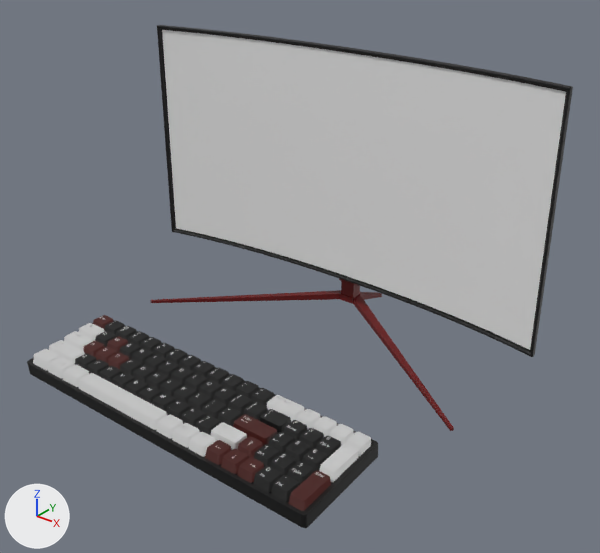
What one commit did to the glTF model public/desk/models/pc-mingtu.glb.
Rendered twice from a 50 mm camera at (3.88, -4.6, 3.69) aimed at (0.24, -0.04, 0.86). Lighting does not change. The marker at lower left points along +X, +Y and +Z. The picture after the commit comes second. Vertices at exactly the same position are counted once.

In view in the first picture: 'Black Keys.001', 'Cube.003', 'Cube.004', 'Cube.005', 'Grey Keys.001', 'Plane.001', 'Red keys.001', 'base.001' and 1 more.
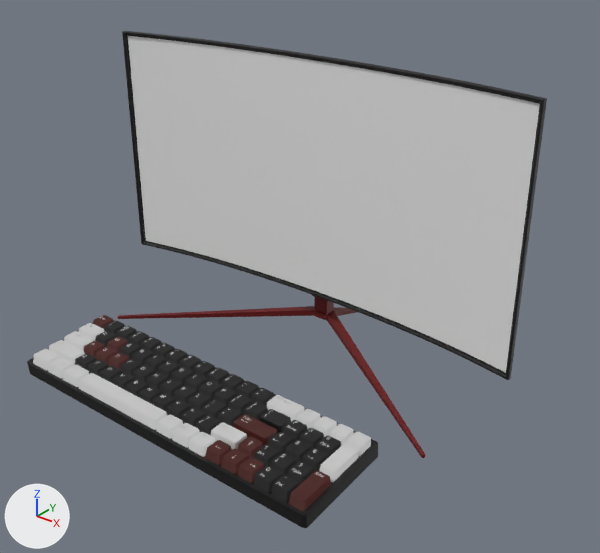
Pixel boxes (x1, y1, x2, y2) of what changed, in the pictures (600 x 553 px):
```json
{"object": "Plane.001", "change": "moved", "before": [157, 25, 573, 357], "after": [122, 31, 547, 380]}
{"object": "Cube.004", "change": "moved", "before": [150, 290, 454, 431], "after": [118, 306, 426, 458]}
{"object": "Cube.003", "change": "moved", "before": [339, 278, 360, 304], "after": [312, 295, 334, 320]}
{"object": "Cube.005", "change": "moved", "before": [360, 292, 382, 300], "after": [334, 307, 357, 316]}
```

Scene script edits in JSON lines:
```json
{"block": "me_mesh_010", "where": "# used by ob_cube_003; location = (0.0, 0.0, 0.0)"}
{"op": "remove", "block": "me_mesh_010", "code": "me_mesh_010.from_pydata(...)  # 14493 vertices, 28877 faces; spans x -1.62..0.28, y 0.0..1.05, z 0.16..1.45"}
{"op": "add", "block": "me_mesh_010", "code": "me_mesh_010.from_pydata(...)  # 14493 vertices, 28877 faces; spans x -1.62..0.28, y -0.4..0.65, z 0.16..1.45"}
{"block": "me_mesh_010", "change": "me_mesh_010 part 1: the whole mesh is moved by (0.0, -0.4, 0.0)"}
{"block": "me_mesh_011", "where": "# used by ob_cube_004; location = (0.0, 0.0, 0.0)"}
{"op": "remove", "block": "me_mesh_011", "code": "me_mesh_011.from_pydata(...)  # 72 vertices, 128 faces; spans x -1.63..1.63, y 0.0..1.04, z 0.0..0.22"}
{"op": "add", "block": "me_mesh_011", "code": "me_mesh_011.from_pydata(...)  # 72 vertices, 128 faces; spans x -1.63..1.63, y -0.4..0.64, z 0.0..0.22"}
{"block": "me_mesh_011", "change": "me_mesh_011 part 2: the whole mesh is moved by (0.0, -0.4, 0.0)"}
{"block": "me_mesh_012", "where": "# used by ob_cube_005; location = (0.0, 0.0, 0.0)"}
{"op": "remove", "block": "me_mesh_012", "code": "me_mesh_012.from_pydata(...)  # 38 vertices, 68 faces; spans x -0.069..0.069, y 1.008..1.487, z 0.004..0.22"}
{"op": "add", "block": "me_mesh_012", "code": "me_mesh_012.from_pydata(...)  # 38 vertices, 68 faces; spans x -0.069..0.069, y 0.608..1.087, z 0.004..0.22"}
{"block": "me_mesh_012", "change": "me_mesh_012 part 3: the whole mesh is moved by (0.0, -0.4, 0.0)"}
{"block": "me_mesh_009", "where": "# used by ob_plane_001; location = (0.0, 0.0, 0.0)"}
{"op": "remove", "block": "me_mesh_009", "code": "me_mesh_009.from_pydata(...)  # 7874 vertices, 15744 faces; spans x -1.92..1.92, y 0.6..0.88, z 0.46..2.46"}
{"op": "add", "block": "me_mesh_009", "code": "me_mesh_009.from_pydata(...)  # 7874 vertices, 15744 faces; spans x -1.92..1.92, y 0.2..0.48, z 0.46..2.46"}
{"block": "me_mesh_009", "change": "me_mesh_009 part 4: the whole mesh is moved by (0.0, -0.4, 0.0)"}
```
